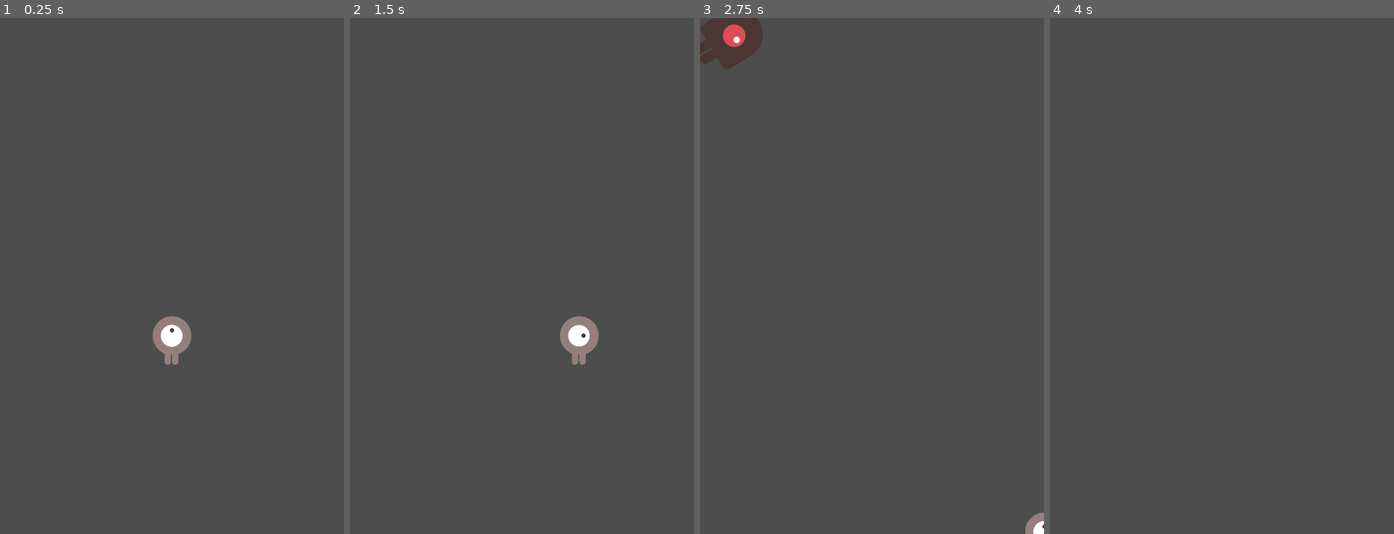
Above: before the commit, frames 1-4 (left to right).
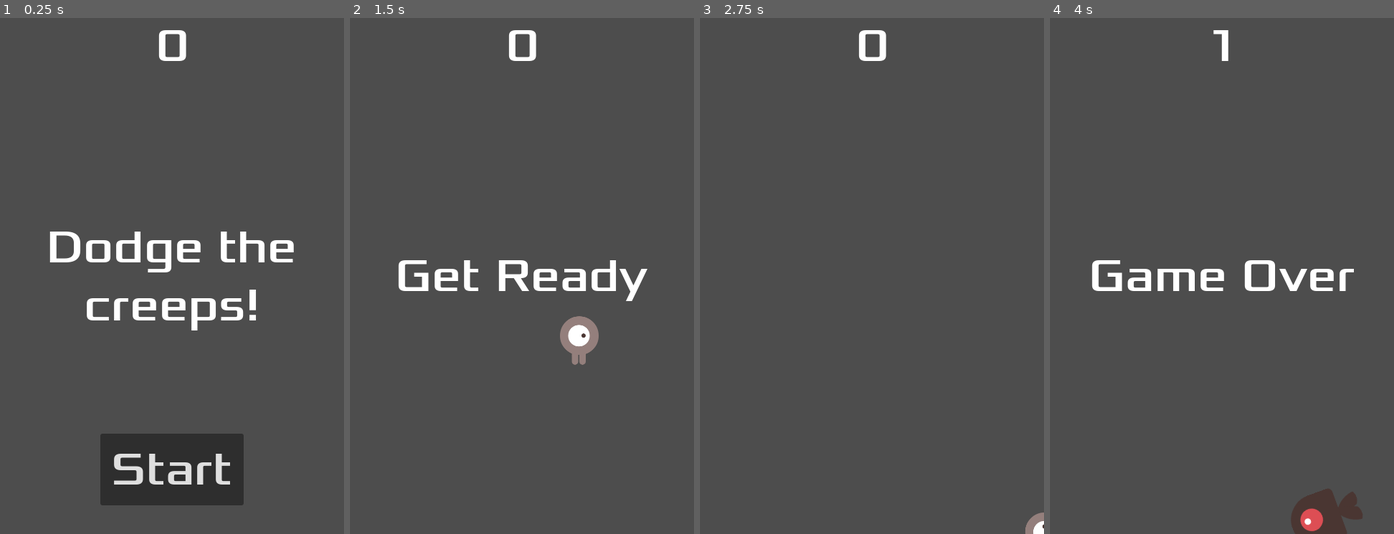
Above: after the commit, the same moments.

Repository: MarshallJohns/Godot2DTutorial
Game: Godot game, scene res://main.tscn
Same seed, same stepped clock (60 frames per second), same inputs: the game is played once before the commit and once after it.
Inputs (mouse positions are in pixels of both pictures, inside the frame that each line leads up to):
- Up to frame 1 (0.25 s): no input
- Up to frame 2 (1.5 s): click (522, 472) at 0.5 s, where only the run after the commit has a clickable "Start"; tap Enter at 1.25 s; hold Right (move_right) from 1.28 s (still down)
- Up to frame 3 (2.75 s): release Right (move_right) at 2.03 s; hold Down (move_down) from 2.03 s (still down)
- Up to frame 4 (4 s): release Down (move_down) at 2.78 s; hold Right (move_right) 2.78-3.53 s; hold Up (move_up) from 3.53 s (still down)

The runs differ from the first frame. In frame 1, 9.6% of the frame differs, in the area x 14-86%, y 2-95%; in frame 2, 2.1%; in frame 3, 1.7%; in frame 4, 3.1%.

Commit message:
added a HUD that displays the score that updates every second, now has a game over and start screen and start button to start the game

Diff:
--- /dev/null
+++ b/HUD.gd
@@ -0,0 +1,40 @@
+extends CanvasLayer
+signal start_game
+
+func show_message(text):
+	$Message.text = text
+	$Message.show()
+	$MessageTimer.start()
+
+func show_game_over():
+	show_message("Game Over")
+	await $MessageTimer.timeout
+
+	$Message.text = "Dodge the Creeps!"
+	$Message.show()
+
+	await get_tree().create_timer(1.0).timeout
+	$StartButton.show()
+
+func update_score(score):
+	$ScoreLabel.text = str(score)
+
+
+func _ready():
+	pass # Replace with function body.
+
+
+# Called every frame. 'delta' is the elapsed time since the previous frame.
+func _process(delta):
+	pass
+
+
+func _on_start_button_pressed():
+	$StartButton.hide()
+	start_game.emit()
+	pass # Replace with function body.
+
+
+func _on_message_timer_timeout():
+	$Message.hide()
+	pass # Replace with function body.
--- a/Main.gd
+++ b/Main.gd
@@ -5,7 +5,7 @@
 
 # Called when the node enters the scene tree for the first time.
 func _ready():
-	new_game()
+
 	pass # Replace with function body.
 
 
@@ -17,16 +17,21 @@
 func game_over():
 	$ScoreTimer.stop()
 	$MobTimer.stop()
+	$HUD.show_game_over()
 	pass # Replace with function body.
 
 func new_game():
 	score = 0
 	$Player.start($StartPosition.position)
 	$StartTimer.start()
+	$HUD.update_score(score)
+	$HUD.show_message("Get Ready")
+	get_tree().call_group("mobs", "queue_free")
 
 
 func _on_score_timer_timeout():
 	score += 1
+	$HUD.update_score(score)
 	pass # Replace with function body.
 
 
--- /dev/null
+++ b/hud.tscn
@@ -0,0 +1,63 @@
+[gd_scene load_steps=3 format=3 uid="uid://poottegf32tp"]
+
+[ext_resource type="Script" path="res://HUD.gd" id="1_l0ee0"]
+[ext_resource type="FontFile" uid="uid://bv615s7mywsk7" path="res://fonts/Xolonium-Regular.ttf" id="2_qjiu5"]
+
+[node name="HUD" type="CanvasLayer"]
+script = ExtResource("1_l0ee0")
+
+[node name="ScoreLabel" type="Label" parent="."]
+anchors_preset = 5
+anchor_left = 0.5
+anchor_right = 0.5
+offset_left = -22.5
+offset_right = 22.5
+offset_bottom = 78.0
+grow_horizontal = 2
+theme_override_fonts/font = ExtResource("2_qjiu5")
+theme_override_font_sizes/font_size = 64
+text = "0"
+horizontal_alignment = 1
+vertical_alignment = 1
+
+[node name="Message" type="Label" parent="."]
+anchors_preset = 8
+anchor_left = 0.5
+anchor_top = 0.5
+anchor_right = 0.5
+anchor_bottom = 0.5
+offset_left = -240.0
+offset_top = -79.5
+offset_right = 240.0
+offset_bottom = 79.5
+grow_horizontal = 2
+grow_vertical = 2
+theme_override_fonts/font = ExtResource("2_qjiu5")
+theme_override_font_sizes/font_size = 64
+text = "Dodge the creeps!"
+horizontal_alignment = 1
+vertical_alignment = 1
+autowrap_mode = 2
+
+[node name="StartButton" type="Button" parent="."]
+anchors_preset = 7
+anchor_left = 0.5
+anchor_top = 1.0
+anchor_right = 0.5
+anchor_bottom = 1.0
+offset_left = -100.0
+offset_top = -140.0
+offset_right = 100.0
+offset_bottom = -40.0
+grow_horizontal = 2
+grow_vertical = 0
+theme_override_fonts/font = ExtResource("2_qjiu5")
+theme_override_font_sizes/font_size = 64
+text = "Start"
+
+[node name="MessageTimer" type="Timer" parent="."]
+wait_time = 2.0
+one_shot = true
+
+[connection signal="pressed" from="StartButton" to="." method="_on_start_button_pressed"]
+[connection signal="timeout" from="MessageTimer" to="." method="_on_message_timer_timeout"]
--- a/main.tscn
+++ b/main.tscn
@@ -1,8 +1,9 @@
-[gd_scene load_steps=5 format=3 uid="uid://dpehfvbsvjagp"]
+[gd_scene load_steps=6 format=3 uid="uid://dpehfvbsvjagp"]
 
 [ext_resource type="Script" path="res://Main.gd" id="1_wlna0"]
 [ext_resource type="PackedScene" uid="uid://co7r4g2jqx1sk" path="res://mob.tscn" id="2_44hhw"]
 [ext_resource type="PackedScene" uid="uid://bgnlkrxw7a5a2" path="res://Player.tscn" id="3_m06tk"]
+[ext_resource type="PackedScene" uid="uid://poottegf32tp" path="res://hud.tscn" id="4_c72t4"]
 
 [sub_resource type="Curve2D" id="Curve2D_ka820"]
 _data = {
@@ -34,7 +35,10 @@
 [node name="MobSpawnLocation" type="PathFollow2D" parent="MobPath"]
 position = Vector2(8, 16)
 
+[node name="HUD" parent="." instance=ExtResource("4_c72t4")]
+
 [connection signal="hit" from="Player" to="." method="game_over"]
 [connection signal="timeout" from="MobTimer" to="." method="_on_mob_timer_timeout"]
 [connection signal="timeout" from="ScoreTimer" to="." method="_on_score_timer_timeout"]
 [connection signal="timeout" from="StartTimer" to="." method="_on_start_timer_timeout"]
+[connection signal="start_game" from="HUD" to="." method="new_game"]
